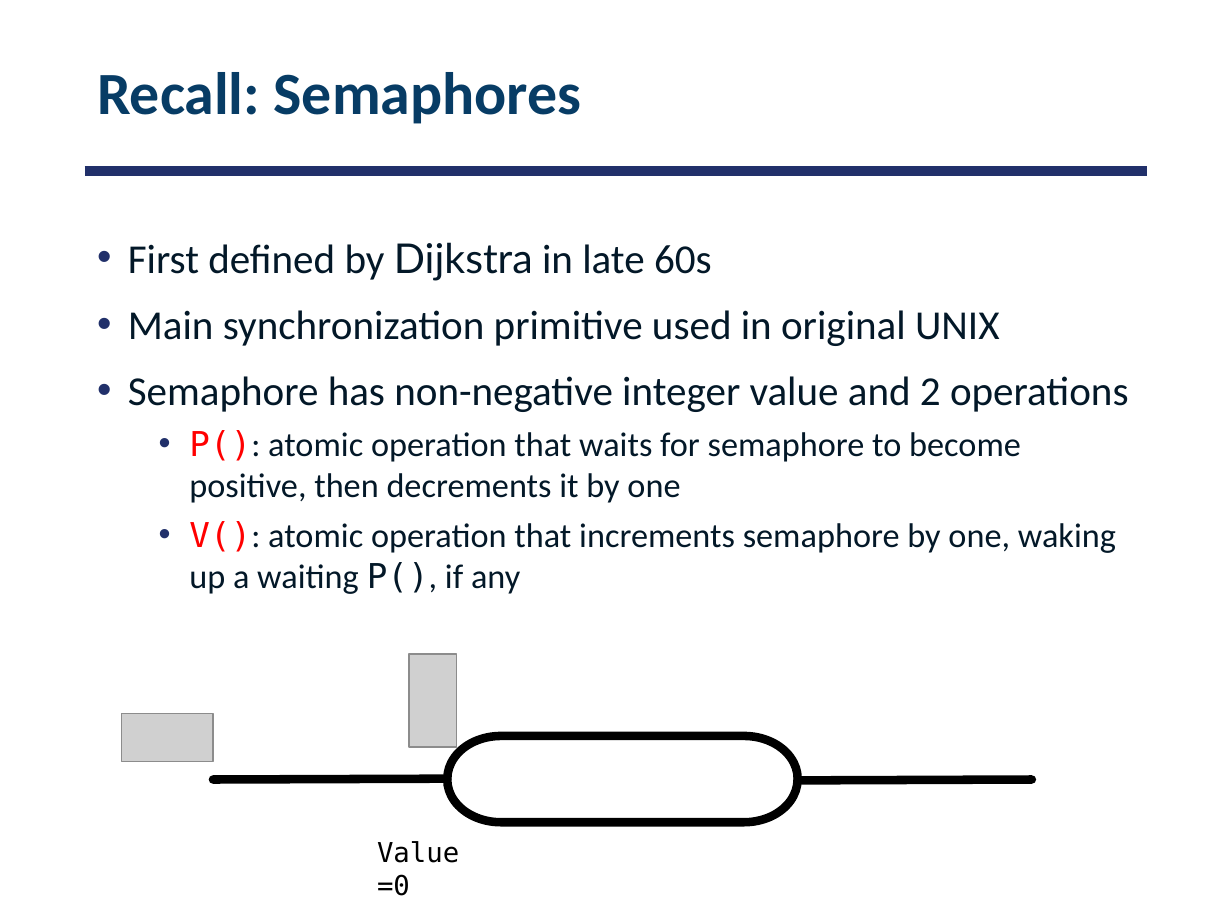
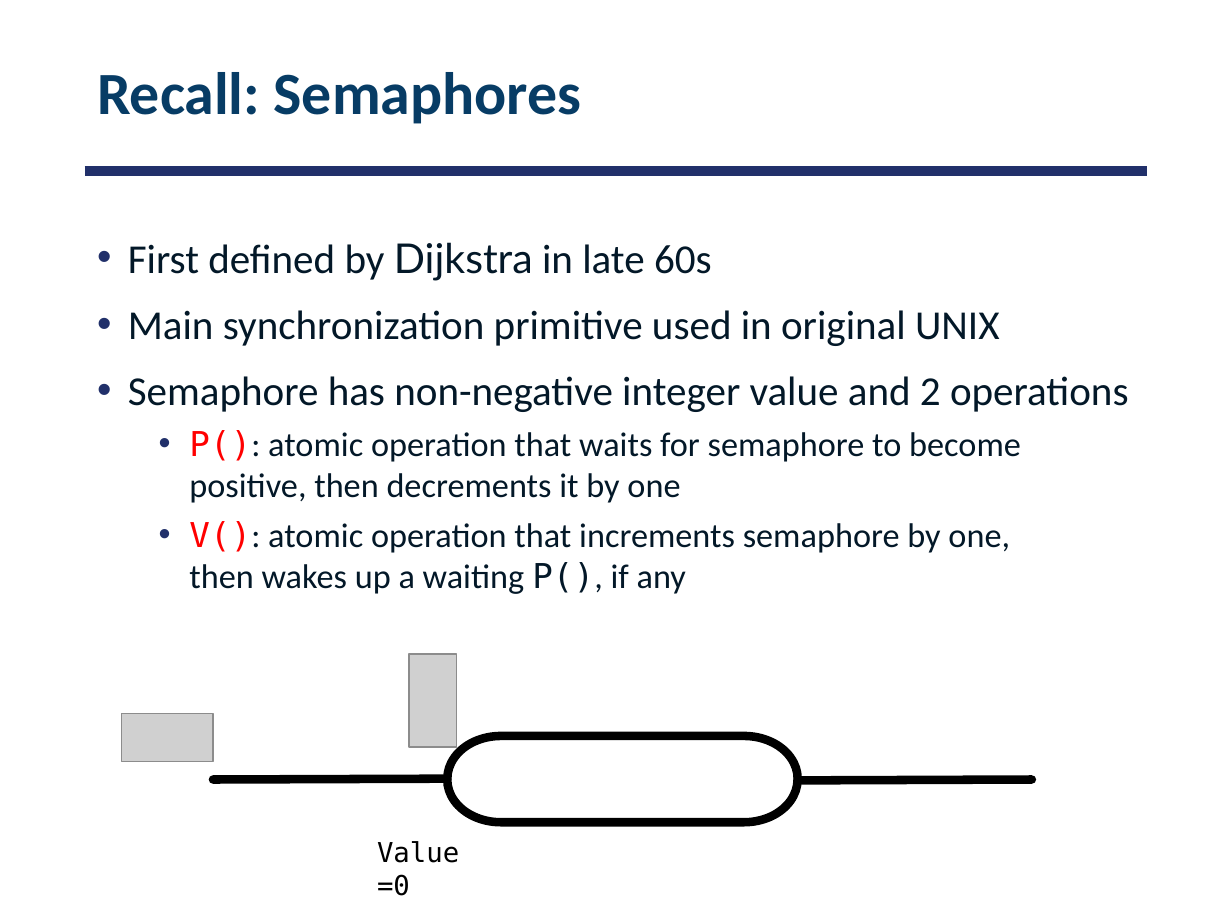
Before and after one commit to smajidzahedi/ECE350, a slide deck: slide 53 of Lectures/03-multithreaded.pptx (slide 46 before the commit). Drawn at 1232x924 pixels with LibreOffice and Linux fonts; fonts in the diff are those of the drawing; grey boxes stand for pictures. Boxes give left, top, right and bottom in pixels: in the first picture for what was removed or moved away, otherwise in the second. Text is boxed around its words. In the diff, an @@ line names an element or a change of style, - is before the commit and + after.

```diff
--- a/Lectures/03-multithreaded.pptx
+++ b/Lectures/03-multithreaded.pptx
@@ text at bbox=[189, 521, 1010, 594]: text changed @@
-  • V(): atomic operation that increments semaphore by one, waking up a waiting P(), if any
+  • V(): atomic operation that increments semaphore by one,
+    then wakes up a waiting P(), if any
```
Also in this commit, not shown: 14 other slides changed, 8 slides added, 1 other file.
